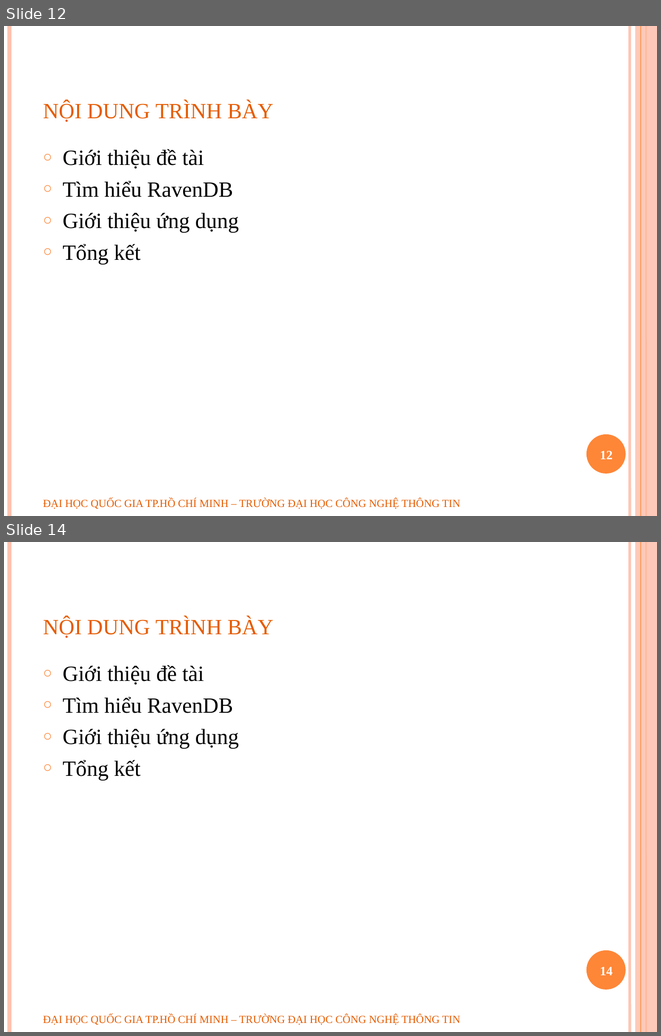
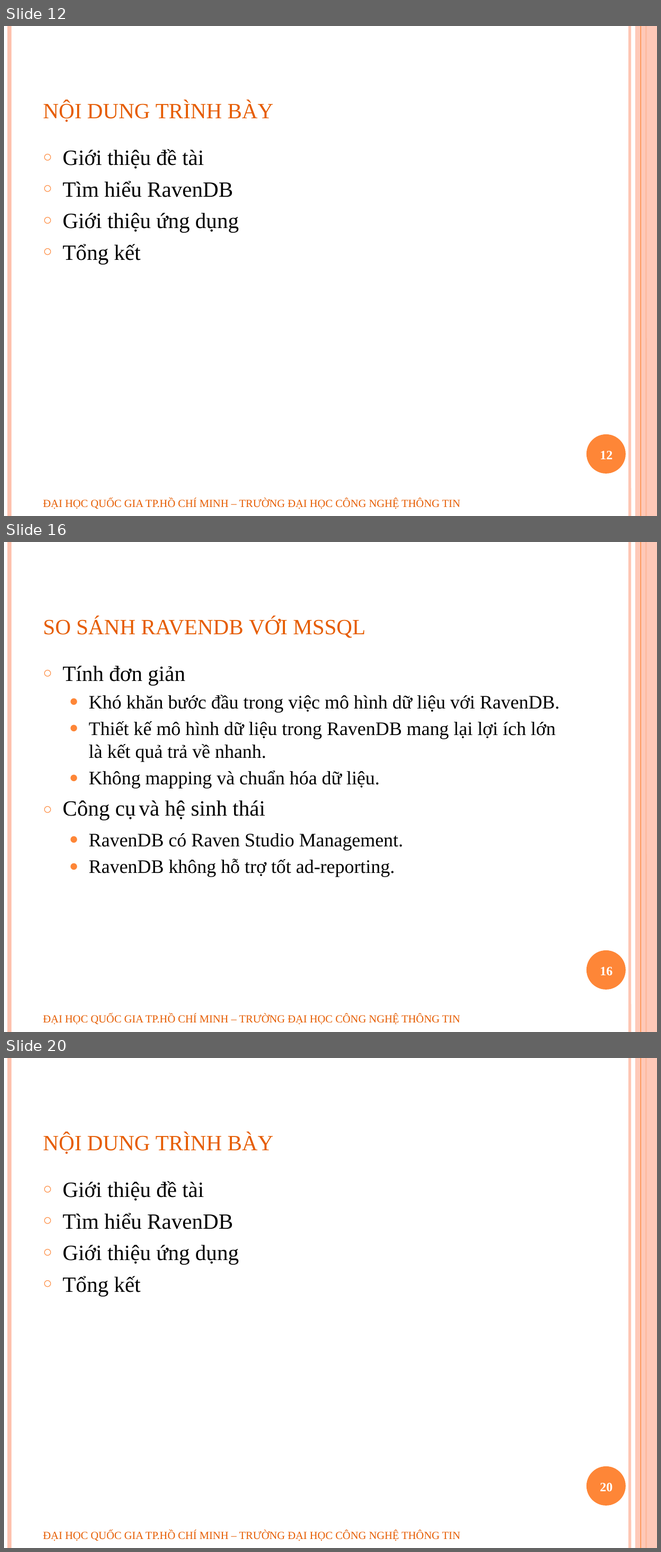
Before and after one commit to geovip/nosqlravendbuit, a slide deck: Document/slide bao cao.pptx. Shown one above the other, each under a label of ours: slides 12 and 14 before the commit, slides 12, 16 and 20 after it; the slides between them are not shown. The pictures are 661x1036 and 661x1552 pixels, drawn with LibreOffice and Linux fonts; fonts in the diff are those of the drawing; background and template pictures are left out. Boxes give left, top, right and bottom in pixels: in the first picture for what was removed or moved away, otherwise in the second. Text is boxed around its words. In the diff, an @@ line names an element or a change of style, - is before the commit and + after.

```diff
--- a/Document/slide bao cao.pptx
+++ b/Document/slide bao cao.pptx
@@ slide 16 added at (4,542,657,1032), background #FFFFFF; not listed: 6 template elements that a slide beside it also shows @@
@@ title added at (43,617,365,638), 30 pt, text #E65C01, small capitals @@
+so sánh ravendb với mssql
@@ text added at (63,665,560,877), 21 pt, text #000000 @@
+○ Tính đơn giản
+  ● Khó khăn bước đầu trong việc mô hình dữ liệu với RavenDB.
+  ● Thiết kế mô hình dữ liệu trong RavenDB mang lại lợi ích lớn là kết quả trả về nhanh.
+  ● Không mapping và chuẩn hóa dữ liệu.
+○ Công cụ và hệ sinh thái
+  ● RavenDB có Raven Studio Management.
+  ● RavenDB không hỗ trợ tốt ad-reporting.
@@ page number added at (600,967,612,976), 14 pt, text #FFFFFF, bold @@
+16
@@ text added at (43,1014,460,1024), 12 pt, text #E65C01 @@
+ĐẠI HỌC QUỐC GIA TP.HỒ CHÍ MINH – TRƯỜNG ĐẠI HỌC CÔNG NGHỆ THÔNG TIN
@@ what was slide 14 is now slide 20 @@
@@ page number at (600,1483,612,1491): text changed @@
-14
+20
```
Also in this commit, not shown: 6 other slides added, 1 slide removed.
